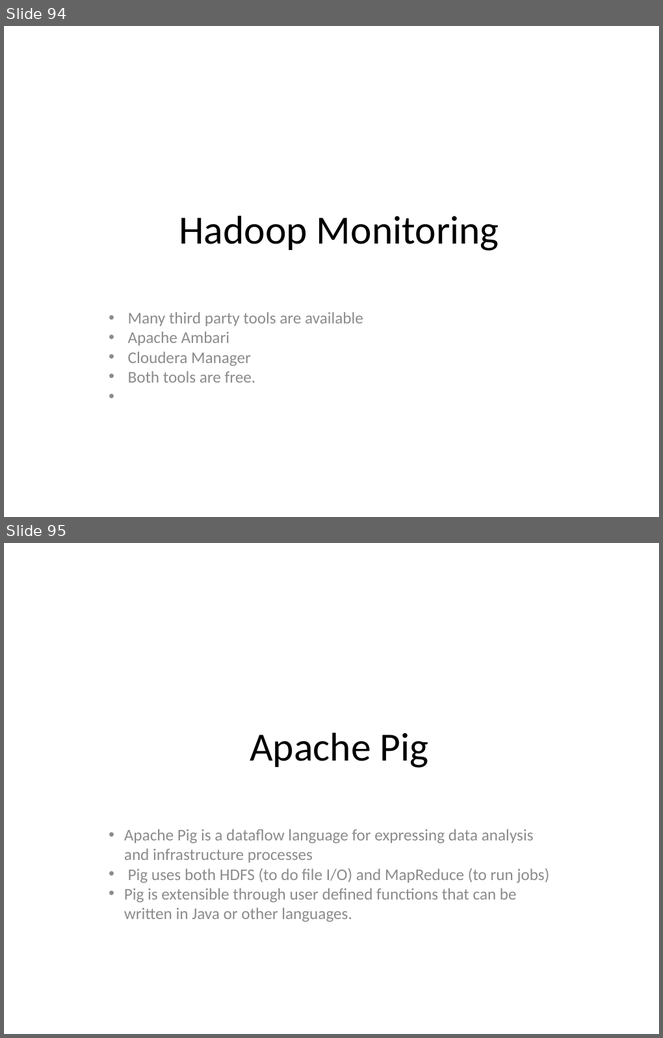
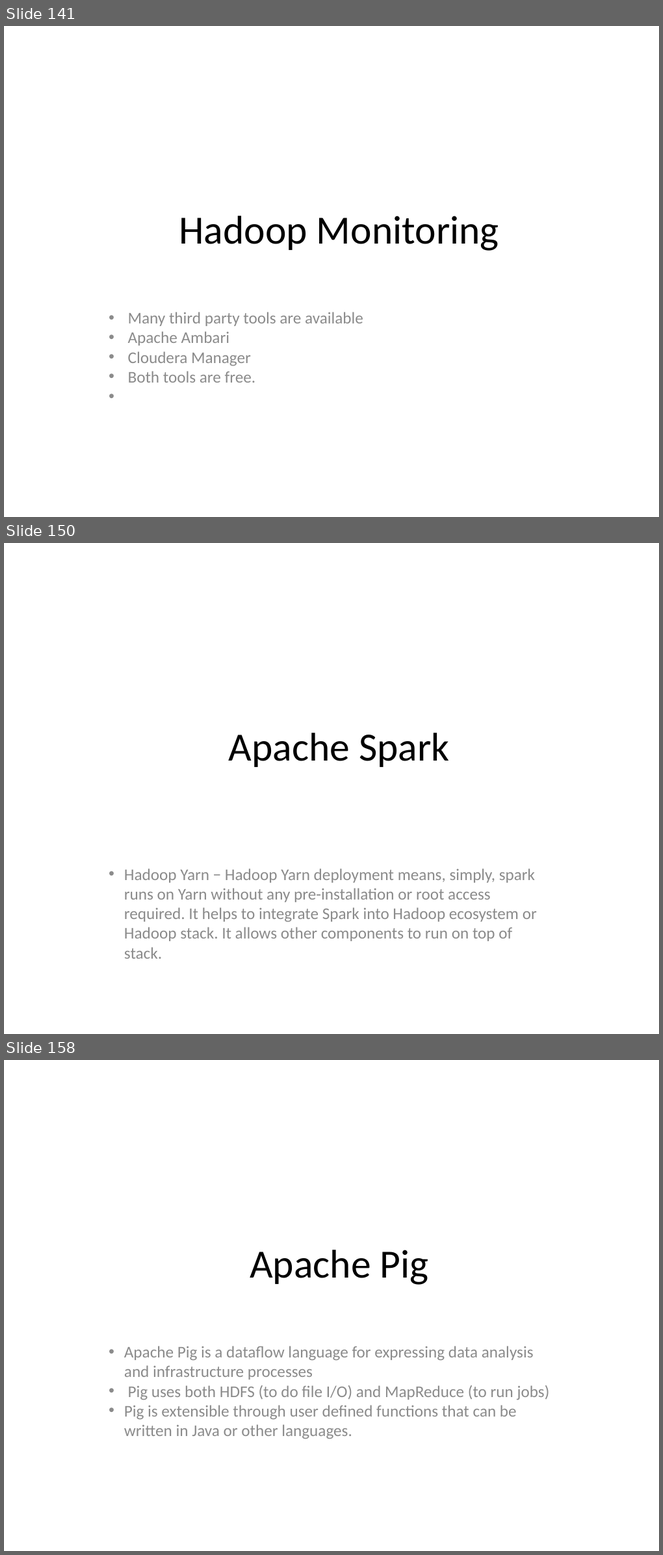
Before and after one commit to redmage123/hadoop, a slide deck: slides/The need for Big Data.pptx. Shown one above the other, each under a label of ours: slides 94 and 95 before the commit, slides 141, 150 and 158 after it; the slides between them are not shown. The pictures are 663x1038 and 663x1555 pixels, drawn with LibreOffice and Linux fonts; fonts in the diff are those of the drawing. Boxes give left, top, right and bottom in pixels: in the first picture for what was removed or moved away, otherwise in the second. Text is boxed around its words. In the diff, an @@ line names an element or a change of style, - is before the commit and + after.

Commit message:
Added HA config examples and added new chapters on Apache Spark and Hadoop HA

```diff
--- a/slides/The need for Big Data.pptx
+++ b/slides/The need for Big Data.pptx
@@ slide 150 added at (4,543,659,1034), background #FFFFFF @@
@@ text added at (229,733,450,767), 44 pt, text #000000 @@
+Apache Spark
@@ text added at (124,869,537,941), 18 pt, text #8B8B8B @@
+• Hadoop Yarn − Hadoop Yarn deployment means, simply, spark runs on Yarn without any pre-installation or root access required. It helps to integrate Spark into Hadoop ecosystem or Hadoop stack. It allows other components to run on top of stack.
@@ what was slide 94 is now slide 141 @@
@@ what was slide 95 is now slide 158 @@
```
Also in this commit, not shown: 62 other slides added, 10 other files.
